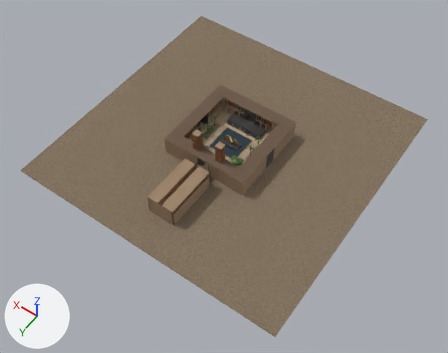
Renders of the Blender file blender/src/museum.blend from each side of a commit.
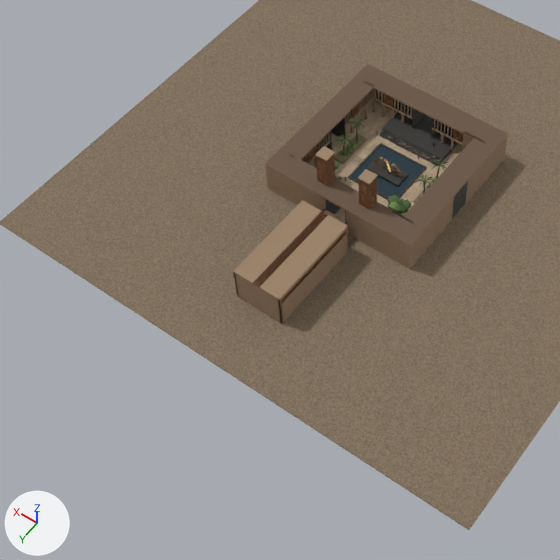
There are two pictures of each version: one whole from a 50 mm camera at (-127.1, 184.4, 257.2) aimed at (-11.1, 22.0, 1.9), one close up on the part from 5% to 72% of the width and 14% to 100% of the height. The lights are fixed; the arrows at lower left show +X, +Y and +Z. The older version's two pictures come first.

Names of what the first close-up shows: 'CT_basalt', 'CT_concrete_laterite', 'CT_ground', 'CT_paving', 'CT_timber_screen', 'CT_water', 'FD_concrete_laterite', 'FD_floor_terrazzo', 'FD_roof_concrete_laterite', 'FD_roof_timber_screen', 'FD_timber_screen' and 5 more.
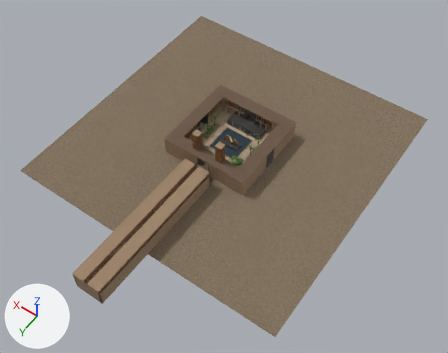
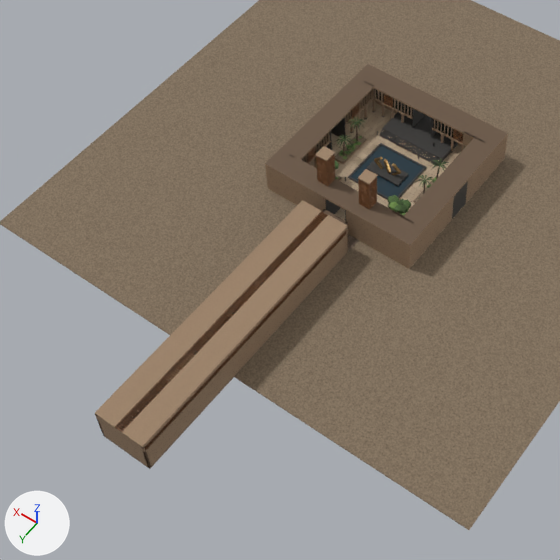
Boxes [x1, y1, x2, y2] around the edits, measured in the close-ups (560 x 560 px; the box of a moved part takes in the faces that stretch with it):
'FD_roof_concrete_laterite', reshaped (119% wider, 144% taller): before [233, 200, 348, 301]; after [95, 200, 348, 448]
'FD_concrete_laterite', reshaped (118% wider, 126% taller): before [233, 209, 349, 323]; after [95, 209, 349, 468]
'FD_roof_timber_screen', reshaped: before [253, 212, 328, 287]; after [115, 212, 328, 432]
'FD_timber_screen', reshaped: before [234, 231, 346, 305]; after [144, 231, 346, 452]
'FD_floor_terrazzo', moved, rescaled: before [239, 231, 359, 324]; after [104, 231, 359, 469]
'SR_concrete_laterite', added (mostly hidden): after [154, 284, 258, 392]
'SR_floor_terrazzo', added (mostly hidden): after [127, 405, 147, 425]
'SR_sand', added (mostly hidden): after [168, 354, 194, 380]
'SR_basalt', added (mostly hidden): after [223, 315, 233, 322]
part 2 of me_fd_concrete_laterite, moved or reshaped: before [234, 274, 284, 323]; after [95, 414, 151, 468]
part 3 of me_fd_concrete_laterite, moved or reshaped: before [278, 297, 286, 323]; after [141, 297, 286, 468]
part 4 of me_fd_timber_screen, added: after [144, 335, 250, 452]
part 6 of me_fd_roof_timber_screen, added: after [115, 331, 214, 432]

The change, as a diff of the scene's bpy script:
```diff
--- a/blender/src/museum.blend.py
+++ b/blender/src/museum.blend.py
@@ me_fd_floor_terrazzo @@
-me_fd_floor_terrazzo.from_pydata(...)  # 8 vertices, 6 faces; spans x -7.8..7.8, y 25.2..60.0, z -0.3..0.0
+me_fd_floor_terrazzo.from_pydata(...)  # 8 vertices, 6 faces; spans x -7.8..7.8, y 25.2..112.2, z -0.3..0.0
+# me_fd_floor_terrazzo part 1: the whole mesh is scaled about its middle by (1, 2.5, 1), then moved by (0.0, 26.1, 0.0)
 me_fd_floor_terrazzo.materials.append(mat_m_floor_terrazzo)
@@ me_fd_concrete_laterite @@
-me_fd_concrete_laterite.from_pydata(...)  # 80 vertices, 60 faces; spans x -7.8..7.8, y 25.2..60.0, z 0.0..10.8
+me_fd_concrete_laterite.from_pydata(...)  # 80 vertices, 60 faces; spans x -7.8..7.8, y 25.2..112.2, z 0.0..10.8
+# me_fd_concrete_laterite part 2: the loose piece of 8 vertices spanning x -7.8..7.8, y 59.4..60.0, z 0.0..10.8 is moved by (0.0, 52.2, 0.0)
+# me_fd_concrete_laterite part 3
+for i in [42, 43, 46, 47, 50, 51, 54, 55]: me_fd_concrete_laterite.vertices[i].co += Vector((0.0, 52.2, 0.0))
+# other edits to the shape of me_fd_concrete_laterite do not show in these pictures
 me_fd_concrete_laterite.materials.append(mat_m_concrete_laterite)
@@ me_fd_timber_screen @@
-me_fd_timber_screen.from_pydata(...)  # 1400 vertices, 1050 faces; spans x -7.8..7.8, y 30.0..60.0, z 0.0..10.2
+me_fd_timber_screen.from_pydata(...)  # 3480 vertices, 2610 faces; spans x -7.8..7.8, y 30.0..112.1, z 0.0..10.2
+# me_fd_timber_screen part 4: 800 vertices added at x -7.8..-7.2, y 72.4..112.1, z 8.4..10.2
+# other edits to the shape of me_fd_timber_screen do not show in these pictures
 me_fd_timber_screen.materials.append(mat_m_timber_screen)
@@ me_fd_roof_concrete_laterite @@
-me_fd_roof_concrete_laterite.from_pydata(...)  # 24 vertices, 18 faces; spans x -7.8..7.8, y 25.2..60.0, z 4.8..11.4
+me_fd_roof_concrete_laterite.from_pydata(...)  # 24 vertices, 18 faces; spans x -7.8..7.8, y 25.2..112.2, z 4.8..11.4
+# me_fd_roof_concrete_laterite part 5
+for i in [10, 11, 14, 15, 18, 19, 22, 23]: me_fd_roof_concrete_laterite.vertices[i].co += Vector((0.0, 52.2, 0.0))
 me_fd_roof_concrete_laterite.materials.append(mat_m_concrete_laterite)
@@ me_fd_roof_timber_screen @@
-me_fd_roof_timber_screen.from_pydata(...)  # 408 vertices, 306 faces; spans x -3.6..3.6, y 25.2..59.8, z 4.7..11.4
+me_fd_roof_timber_screen.from_pydata(...)  # 1104 vertices, 828 faces; spans x -3.6..3.6, y 25.2..112.0, z 4.7..11.4
+# me_fd_roof_timber_screen part 6: 456 vertices added at x -1.2..1.2, y 78.2..112.0, z 10.8..11.4
+# other edits to the shape of me_fd_roof_timber_screen do not show in these pictures
 me_fd_roof_timber_screen.materials.append(mat_m_timber_screen)
@@ ob_sr_floor_terrazzo @@
+ob_sr_floor_terrazzo = bpy.data.objects.new('SR_floor_terrazzo', me_sr_floor_terrazzo)  # a 64-sided cylinder along z spanning x -6.0..6.0, y 97.2..109.2, z 0.0..0.25
+ob_sr_floor_terrazzo.location = (0.0, 0.0, 0.0)
@@ ob_sr_sand @@
+ob_sr_sand = bpy.data.objects.new('SR_sand', me_sr_sand)  # 568 vertices, 426 faces; spans x -5.4..5.4, y 81.6..91.2, z 0.9..1.65; in mat_m_sand (beige #d8c3a2)
+ob_sr_sand.location = (0.0, 0.0, 0.0)
@@ ob_sr_basalt @@
+ob_sr_basalt = bpy.data.objects.new('SR_basalt', me_sr_basalt)  # 72 vertices, 48 faces; spans x -5.4..5.4, y 63.0..91.2, z 0.0..3.6
+ob_sr_basalt.location = (0.0, 0.0, 0.0)
@@ ob_sr_concrete_laterite @@
+ob_sr_concrete_laterite = bpy.data.objects.new('SR_concrete_laterite', me_sr_concrete_laterite)  # 472 vertices, 354 faces; spans x -7.2..7.2, y 59.4..94.8, z 0.0..10.8
+ob_sr_concrete_laterite.location = (0.0, 0.0, 0.0)
```
